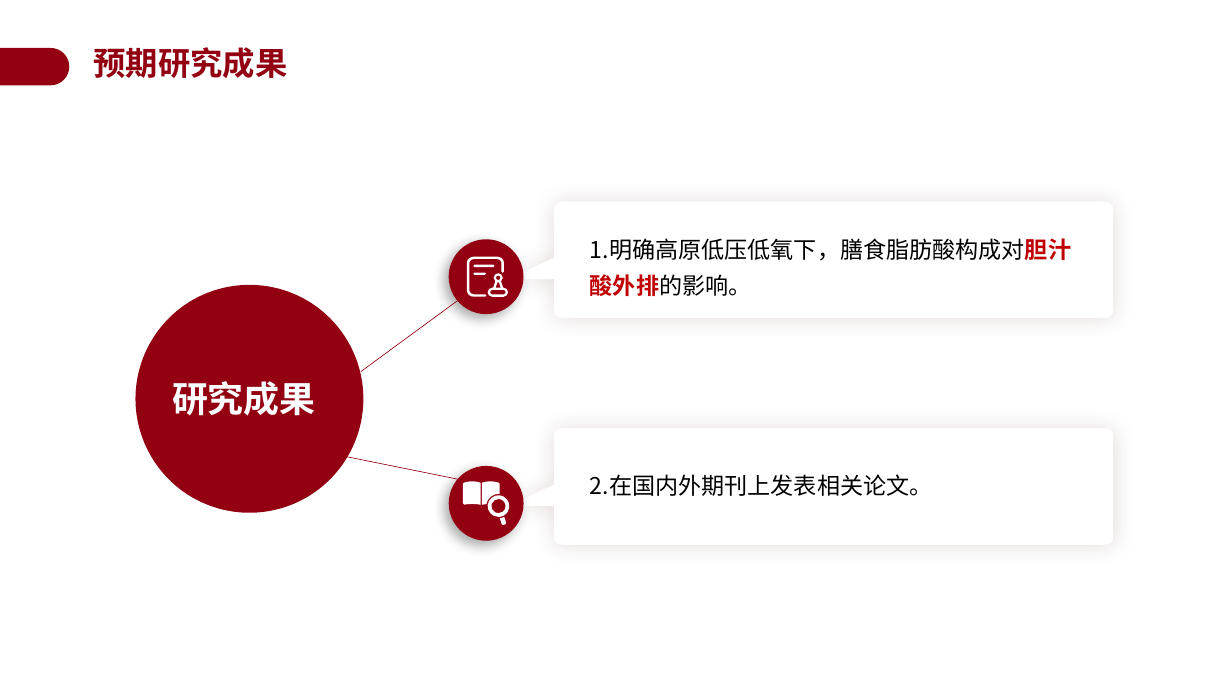
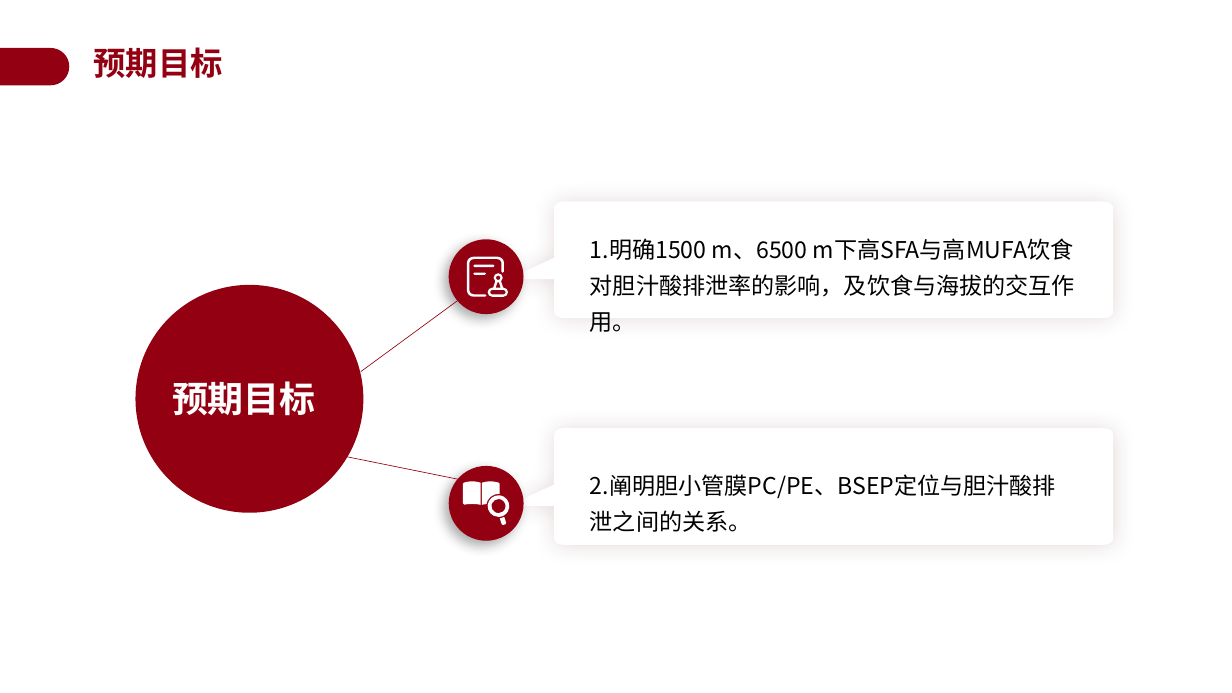
Before and after one commit to a854589274-afk/1, a slide deck: slide 28 of 开题答辩PPT_BSEP高原低压低氧.pptx (slide 26 before the commit). Drawn at 1232x693 pixels with LibreOffice and Linux fonts; fonts in the diff are those of the drawing; background and template pictures are left out. Boxes give left, top, right and bottom in pixels: in the first picture for what was removed or moved away, otherwise in the second. Text is boxed around its words. In the diff, an @@ line names an element or a change of style, - is before the commit and + after.

```diff
--- a/开题答辩PPT_BSEP高原低压低氧.pptx
+++ b/开题答辩PPT_BSEP高原低压低氧.pptx
@@ text at (x1=94, y1=47, x2=223, y2=78): text changed @@
-预期研究成果
+预期目标
@@ text at (x1=590, y1=238, x2=1075, y2=332): text changed @@
-1.明确高原低压低氧下，膳食脂肪酸构成对胆汁酸外排的影响。
+1.明确1500 m、6500 m下高SFA与高MUFA饮食对胆汁酸排泄率的影响，及饮食与海拔的交互作用。
@@ text at (x1=172, y1=381, x2=316, y2=416): text changed @@
-研究成果
+预期目标
@@ text at (x1=590, y1=474, x2=1056, y2=532): text changed @@
-2.在国内外期刊上发表相关论文。
+2.阐明胆小管膜PC/PE、BSEP定位与胆汁酸排泄之间的关系。
```
Also in this commit, not shown: 8 other slides changed, 4 slides added, 2 slides removed.
